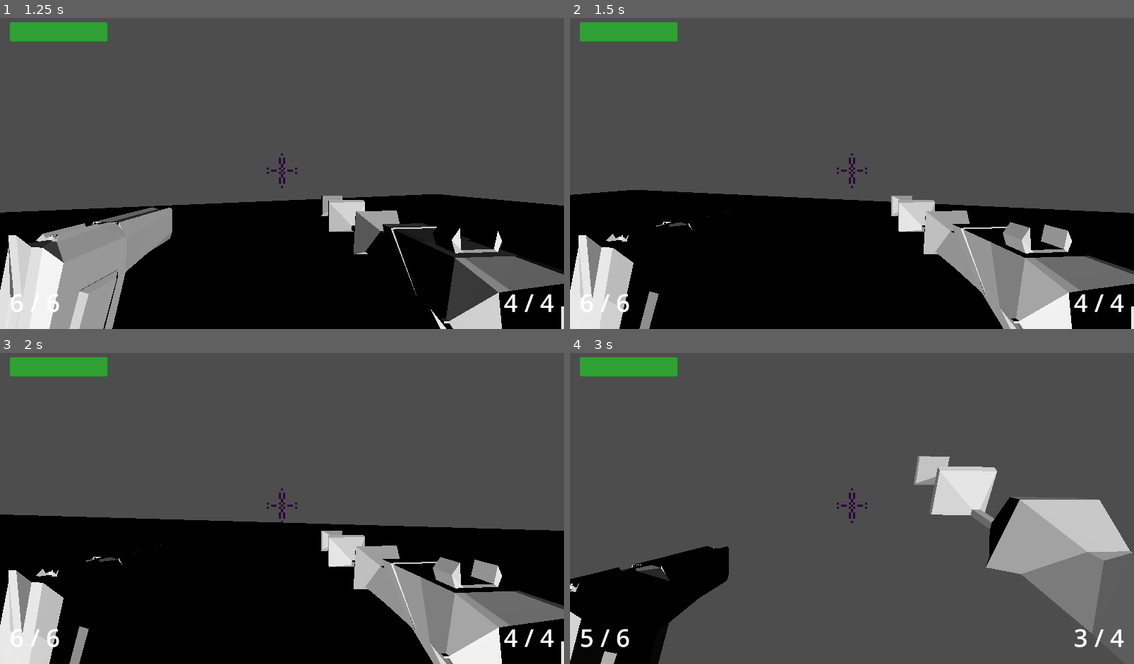
Above: before the commit, frames 1-4 (two rows, left to right).
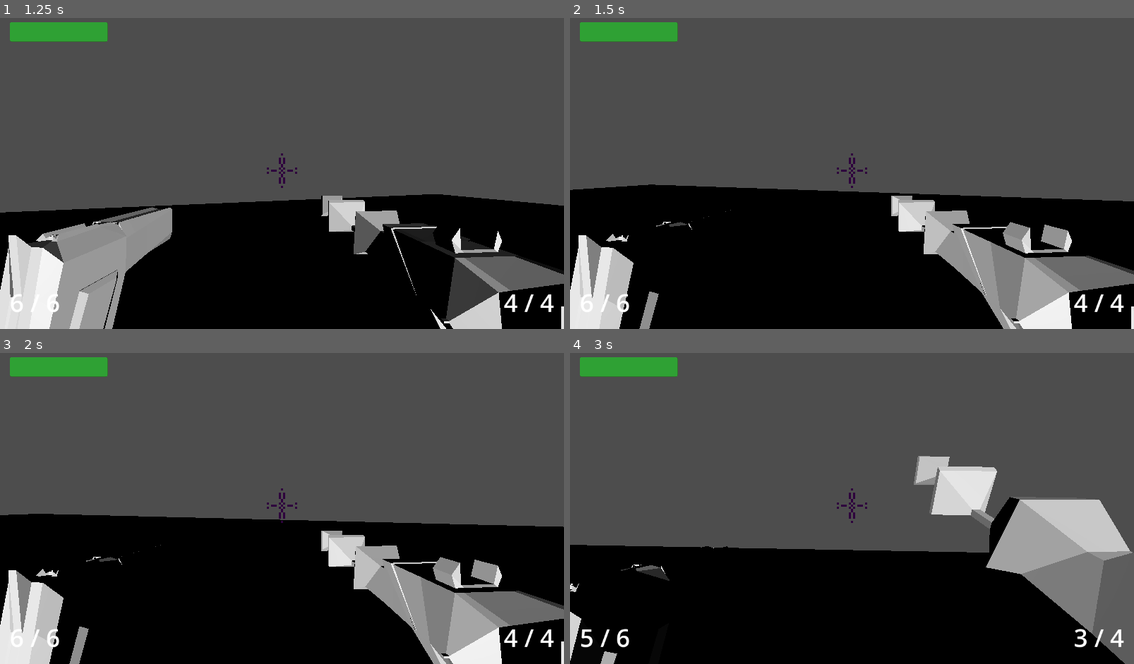
Above: after the commit, the same moments.

Repository: Bubullzz/CodeName-MegaKill
Game: Godot game, scene res://scenes/base.tscn
Two runs of this game, one before a commit and one after it. Both use one fixed random seed, a clock stepped at 60 frames per second and the inputs below.
Inputs (mouse positions are in pixels of both pictures, inside the frame that each line leads up to):
- Up to frame 1 (1.25 s): tap Enter at 0.5 s; move the mouse to (310, 170) at 0.52 s; hold Up (ui_up) from 0.53 s (still down); tap Shift (dash) at 0.6 s; tap Space (jump) at 0.77 s
- Up to frame 2 (1.5 s): keep holding Up (ui_up); move the mouse to (823, 173) at 1.27 s; tap Shift (dash) at 1.35 s
- Up to frame 3 (2 s): keep holding Up (ui_up); tap Space (jump) at 1.52 s
- Up to frame 4 (3 s): keep holding Up (ui_up); move the mouse to (863, 499) at 2.02 s; click (863, 499) at 2.1 s; tap Shift (dash) at 2.3 s; move the mouse to (846, 511) at 2.77 s; right-click (846, 511) at 2.85 s

Frame 1 is identical in both runs. In frame 2, 2.5% of the frame differs, in the area x 0-100%, y 53-86%; in frame 3, 0.9%; in frame 4, 25%, in the area x 0-99%, y 61-100%.

Commit message:
removed warnings for unused signals

Diff:
--- a/project.godot
+++ b/project.godot
@@ -22,6 +22,10 @@
 [autoload]
 
 Global="*res://scripts/global.gd"
+
+[debug]
+
+gdscript/warnings/unused_signal=0
 
 [input]
 
--- a/scenes/player.tscn
+++ b/scenes/player.tscn
@@ -64,7 +64,6 @@
 [node name="DashComponent" type="Node" parent="." unique_id=1771703005 node_paths=PackedStringArray("player")]
 script = ExtResource("5_qlg0r")
 player = NodePath("..")
-dash_cooldow = 5
 dash_speed = 40.0
 dash_duration = 0.2
 metadata/_custom_type_script = "uid://bsh8ftf5qlqd0"
--- a/scripts/components/dash_component.gd
+++ b/scripts/components/dash_component.gd
@@ -9,7 +9,7 @@
 var dashing = false
 var dash_direction: Vector2
 
-func _process(delta: float) -> void:
+func _process(_delta: float) -> void:
 	if not dashing:
 		return
 	player.velocity.x = dash_direction.x * dash_speed
